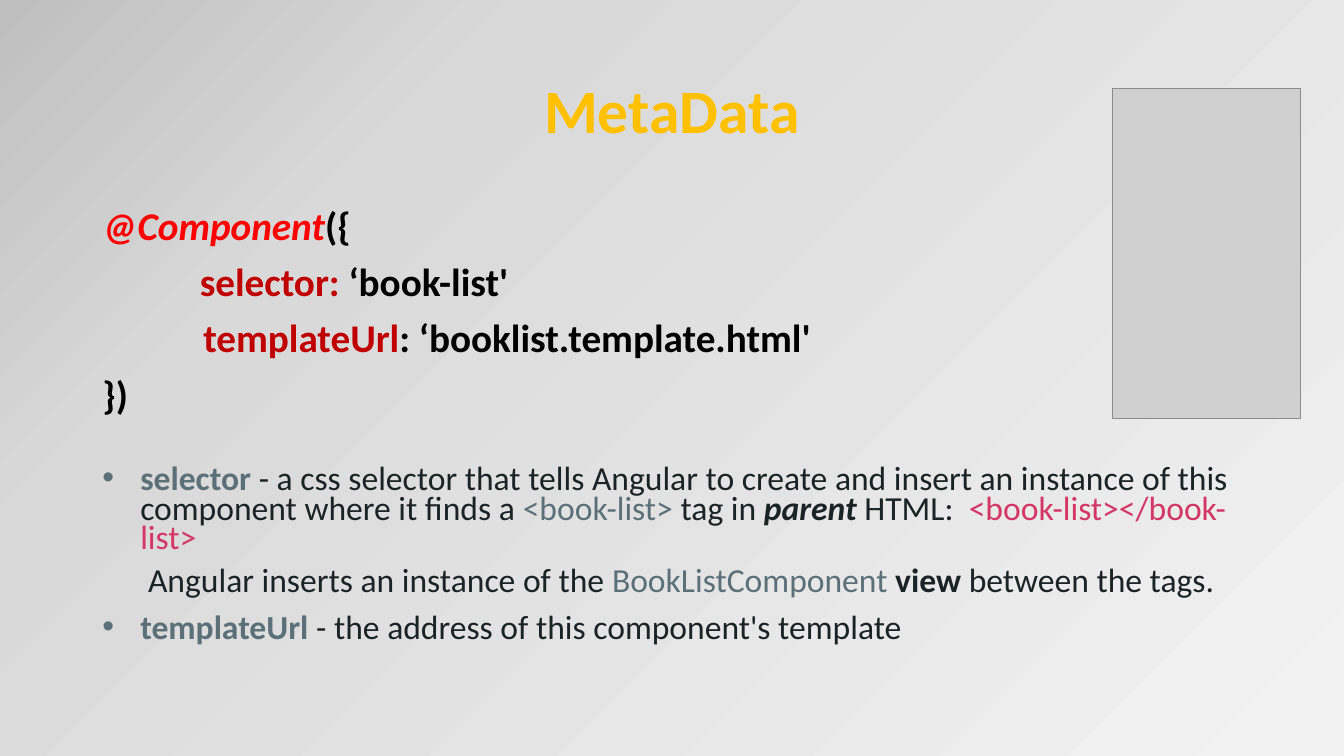
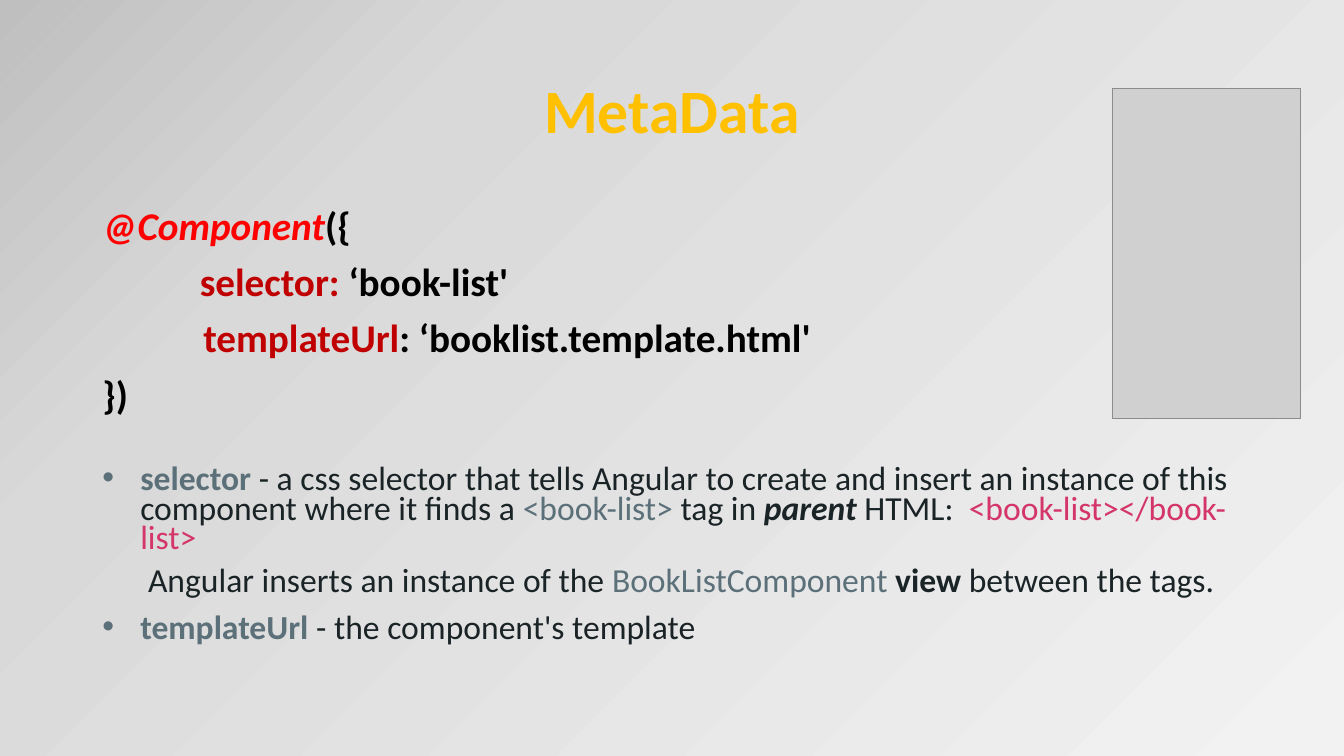
Before and after one commit to OrdinaNederland/hackjam-angular, a slide deck: slide 13 of Angular2.pptx (slide 14 before the commit). Drawn at 1344x756 pixels with LibreOffice and Linux fonts; fonts in the diff are those of the drawing; grey boxes stand for pictures. Boxes give left, top, right and bottom in pixels: in the first picture for what was removed or moved away, otherwise in the second. Text is boxed around its words. In the diff, an @@ line names an element or a change of style, - is before the commit and + after.

```diff
--- a/Angular2.pptx
+++ b/Angular2.pptx
@@ text at box(140, 615, 695, 645): text changed @@
-• templateUrl - the address of this component's template
+• templateUrl - the component's template
```
Also in this commit, not shown: 18 other slides changed, 4 slides added, 2 slides removed.
